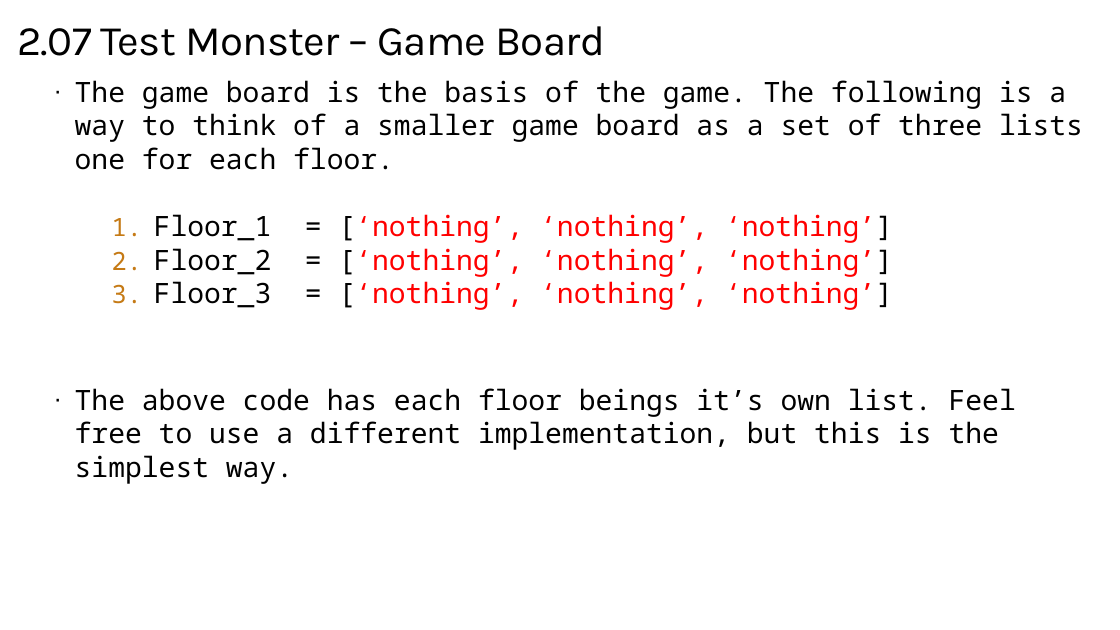
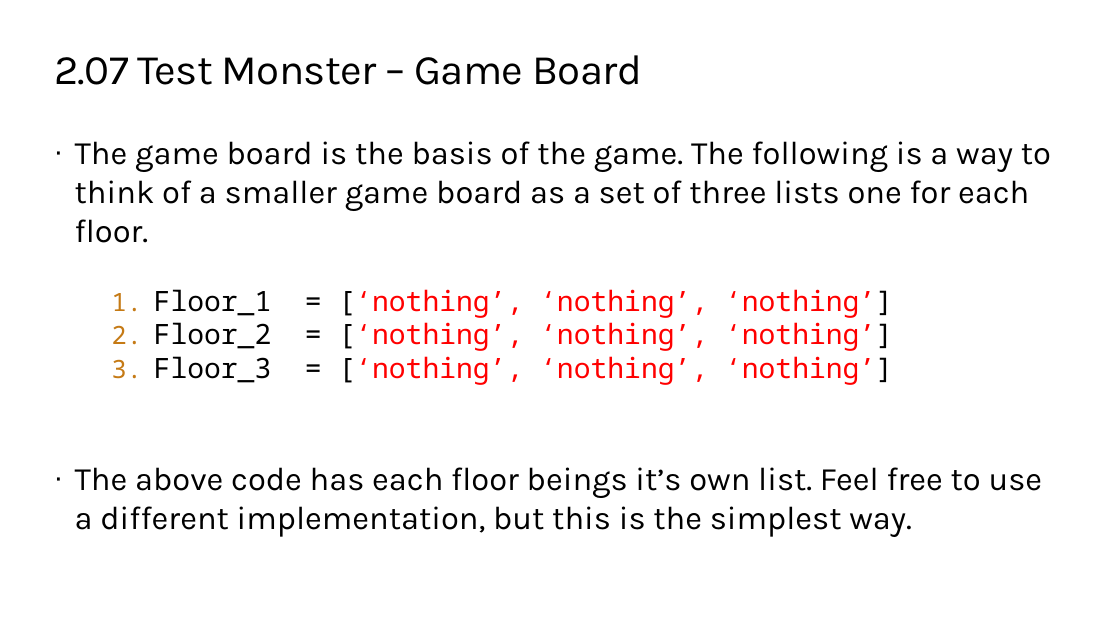
Before and after one commit to TEALSK12/2nd-semester-introduction-to-computer-science, a slide deck: slide 7 of docs/units/2_unit/slidedecks/Intro Python 2.07 TEALS.pptx. Drawn at 1120x630 pixels with LibreOffice and Linux fonts; fonts in the diff are those of the drawing; background and template pictures are left out. Boxes give left, top, right and bottom in pixels: in the first picture for what was removed or moved away, otherwise in the second. Text is boxed around its words. In the diff, an @@ line names an element or a change of style, - is before the commit and + after.

```diff
--- a/docs/units/2_unit/slidedecks/Intro Python 2.07 TEALS.pptx
+++ b/docs/units/2_unit/slidedecks/Intro Python 2.07 TEALS.pptx
@@ title "2.07 Test Monster – Game ...": place and size @@
-title "2.07 Test Monster – Game ..." at (17,26,605,56)
+title "2.07 Test Monster – Game ..." at (54,55,642,85)
@@ text "The game board is the ...": place and size @@
-text "The game board is the ..." at (75,80,1083,450)
+text "The game board is the ..." at (75,141,1051,537)
@@ text at (75,141,1051,537): size 24 to 28 pt, font Noto Sans Mono to Karla in "The game board is the basis of ...", "The above code has each floor beings ..." @@
```
Also in this commit, not shown: 6 other slides changed, 17 other files.
